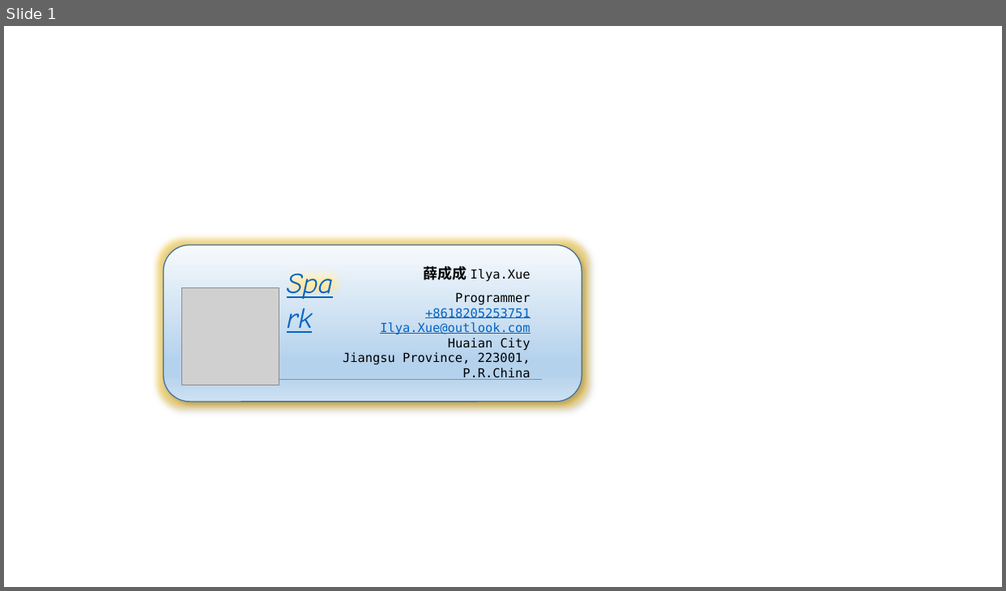
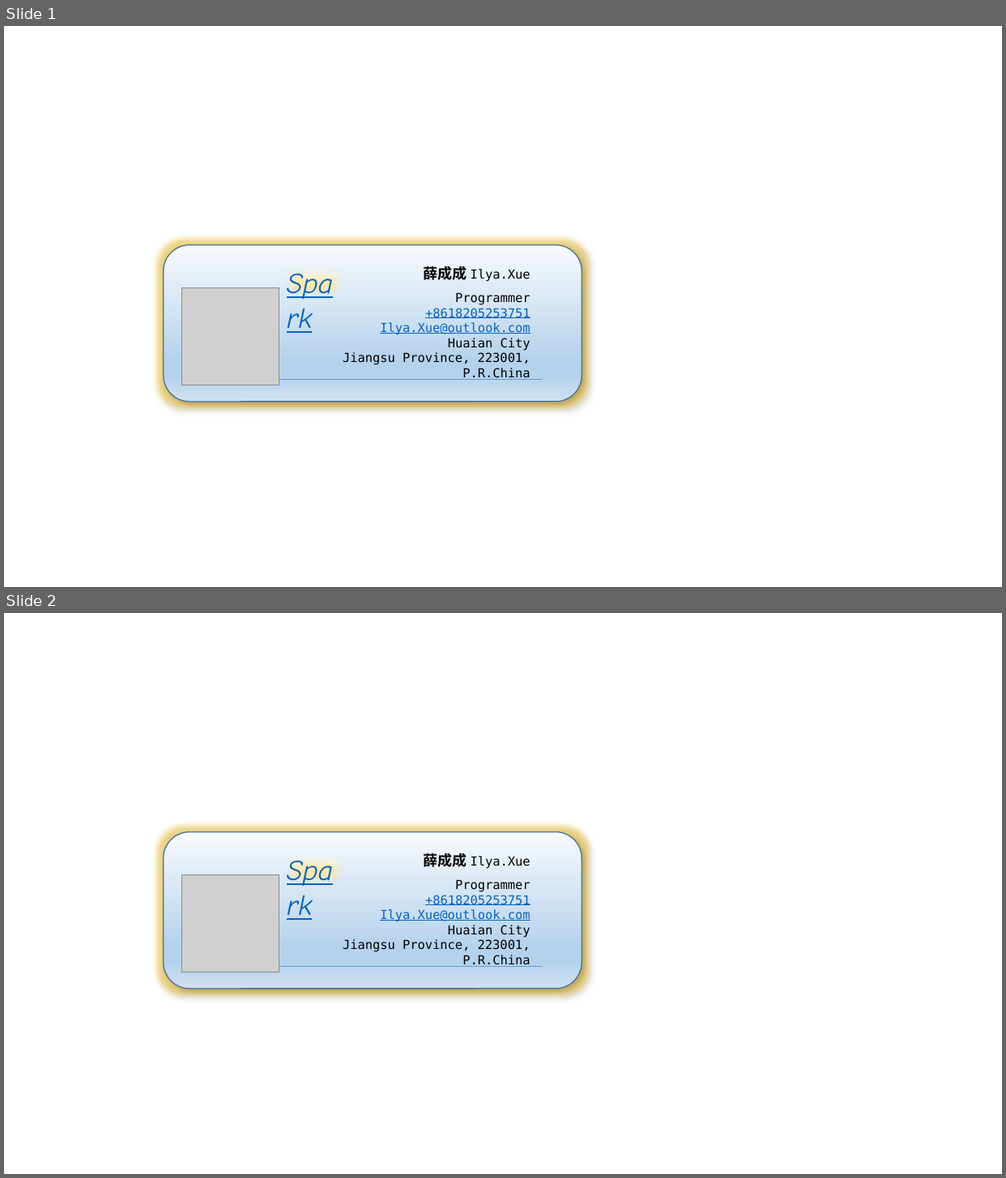
Before and after one commit to xuechengcheng1104/xuechengcheng1104.github.io, a slide deck: trunk/doc/ID.pptx. Shown one above the other, each under a label of ours: slide 1 before the commit, slides 1 and 2 after it. The pictures are 1006x591 and 1006x1178 pixels, drawn with LibreOffice and Linux fonts; fonts in the diff are those of the drawing; grey boxes stand for pictures. Boxes give left, top, right and bottom in pixels: in the first picture for what was removed or moved away, otherwise in the second. Text is boxed around its words. In the diff, an @@ line names an element or a change of style, - is before the commit and + after.

```diff
--- a/trunk/doc/ID.pptx
+++ b/trunk/doc/ID.pptx
@@ slide 2 added at [4, 613, 1002, 1174], background #FFFFFF @@
@@ rounded rectangle added at [164, 833, 582, 989], fill gradient #F7FAFD to #B5D2EC to #CEE1F2, outline #43739E 1 pt @@
@@ text added at [279, 848, 350, 891], 28 pt, text #0563C1, italic, underline @@
+Spark
@@ text added at [423, 854, 530, 869], 12 pt, text #000000 @@
+薛成成 Ilya.Xue
@@ picture added at [181, 875, 279, 973] @@
@@ text added at [343, 879, 530, 967], 12 pt, text #000000 @@
+Programmer
++8618205253751
+Ilya.Xue@outlook.com
+Huaian City
+Jiangsu Province, 223001, P.R.China
@@ line added from (279, 966) to (543, 966), #5B9BD5 0.5 pt @@
```
Also in this commit, not shown: 10 other files.
